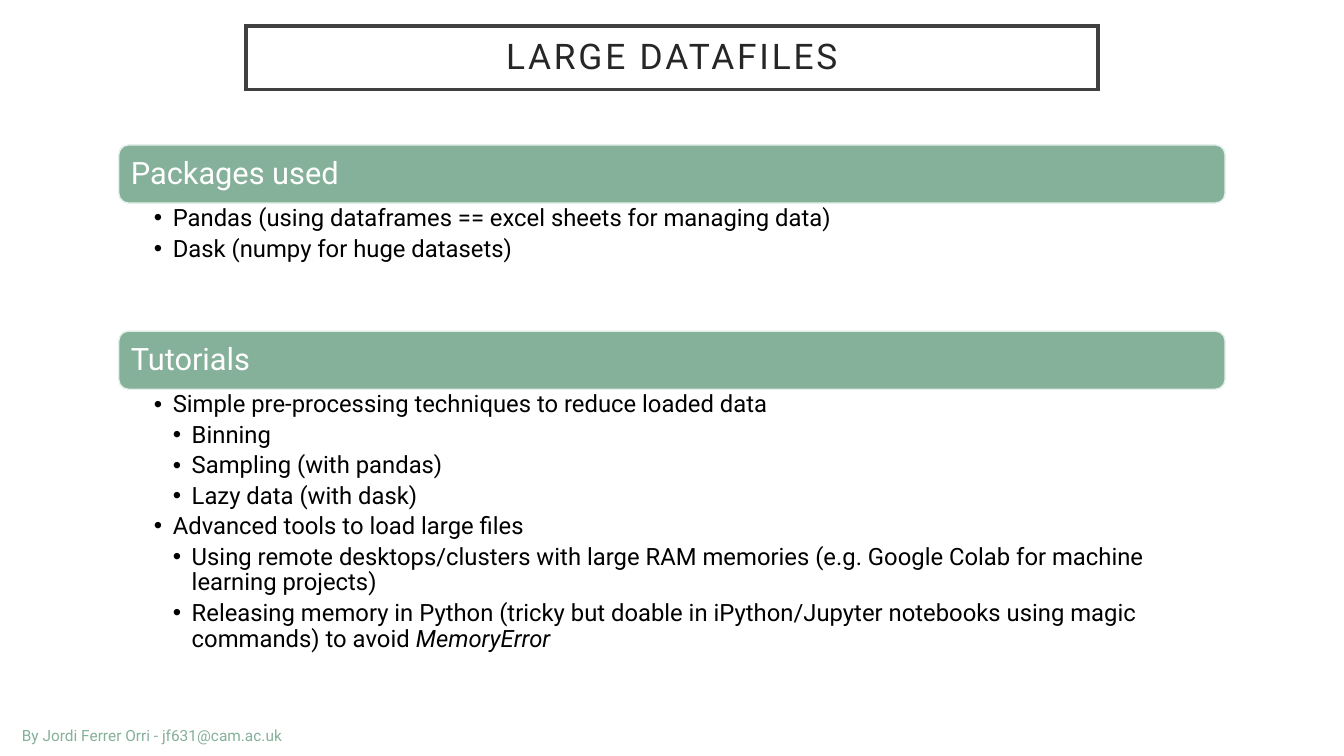
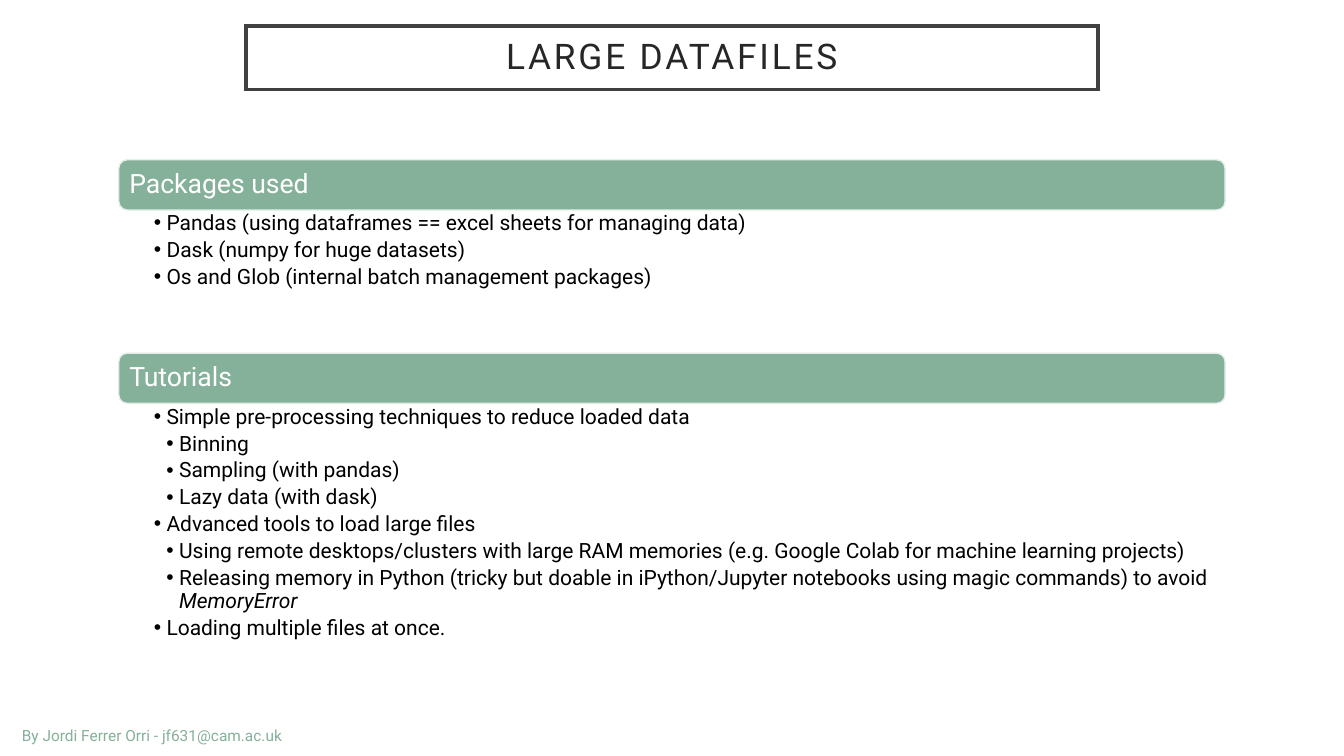
Before and after one commit to zyo22/nanoDTC, a slide deck: slide 6 of advanced_introduction_to_Python.pptx. Drawn at 1344x756 pixels with LibreOffice and Linux fonts; fonts in the diff are those of the drawing; background and template pictures are left out. Boxes give left, top, right and bottom in pixels: in the first picture for what was removed or moved away, otherwise in the second. Text is boxed around its words. In the diff, an @@ line names an element or a change of style, - is before the commit and + after.

```diff
--- a/advanced_introduction_to_Python.pptx
+++ b/advanced_introduction_to_Python.pptx
@@ rounded rectangle: place and size @@
-rounded rectangle at bbox=[119, 145, 1226, 204]
+rounded rectangle at bbox=[119, 160, 1226, 211]
@@ text "Packages used": place and size @@
-text "Packages used" at bbox=[131, 161, 338, 191]
+text "Packages used" at bbox=[129, 173, 308, 199]
@@ text "Packages used" at bbox=[129, 173, 308, 199]: size 22 to 19 pt; less space between paragraphs @@
@@ text at bbox=[167, 213, 746, 262]: size 17 to 15 pt in "Pandas (using dataframes == excel sheets for ...", "Dask (numpy for huge datasets)"; indent changed @@
@@ text at bbox=[167, 267, 651, 289]: paragraph added @@
+  •• Os and Glob (internal batch management packages)
@@ rounded rectangle: place and size @@
-rounded rectangle at bbox=[119, 331, 1226, 389]
+rounded rectangle at bbox=[119, 353, 1226, 403]
@@ text "Tutorials" at bbox=[129, 366, 232, 386]: size 22 to 19 pt; less space between paragraphs @@
@@ text "Tutorials": place and size @@
-text "Tutorials" at bbox=[131, 347, 250, 370]
+text "Tutorials" at bbox=[129, 366, 232, 386]
@@ text "Simple pre-processing techniques to reduce ...": place and size @@
-text "Simple pre-processing techniques to reduce ..." at bbox=[173, 394, 1143, 652]
+text "Simple pre-processing techniques to reduce ..." at bbox=[167, 408, 1207, 640]
@@ text at bbox=[167, 408, 1207, 613]: size 17 to 15 pt; indent changed @@
@@ text at bbox=[167, 619, 445, 640]: paragraph added @@
+  •• Loading multiple files at once.
```
Also in this commit, not shown: 1 other slide changed, 2 other files.
